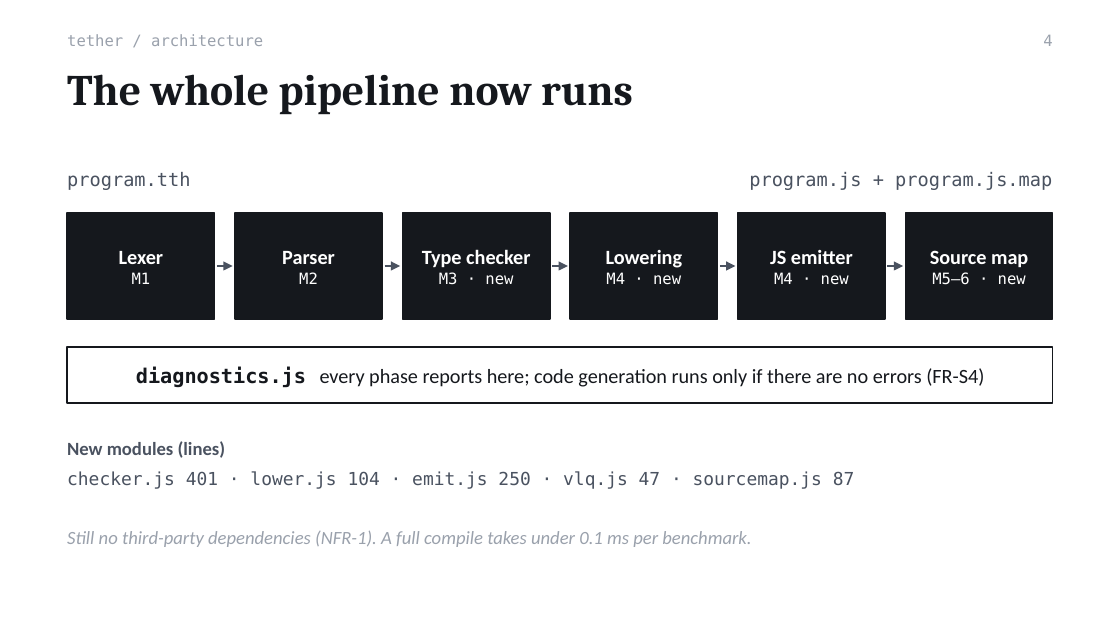
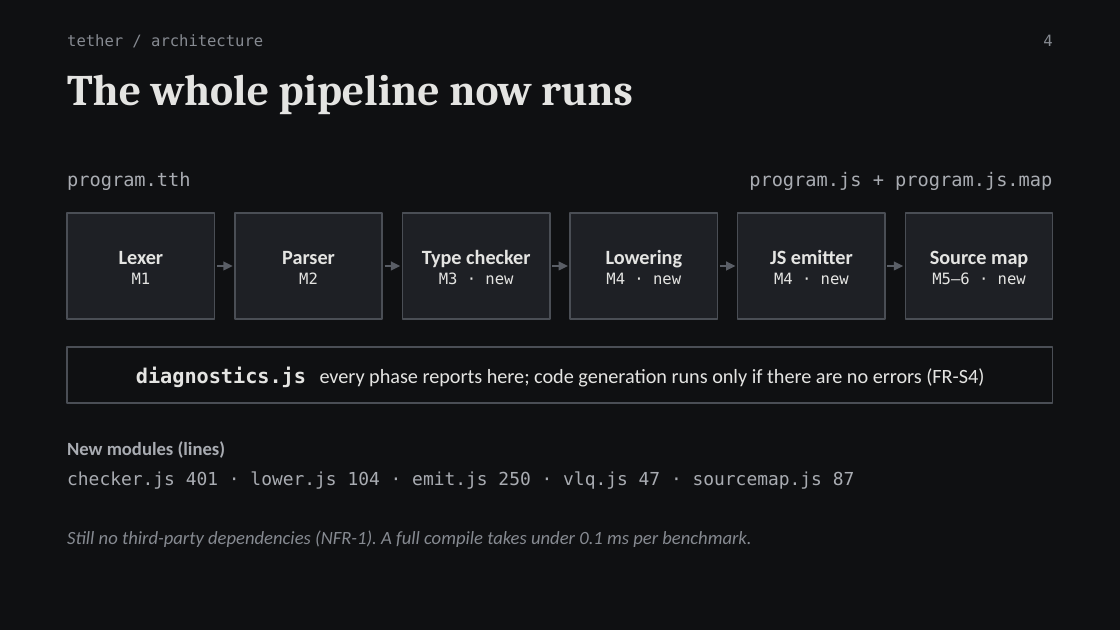
Before and after one commit to Antra1705/tether, a slide deck: slide 4 of docs/Tether-Review2-Presentation.pptx. Drawn at 1120x630 pixels with LibreOffice and Linux fonts; fonts in the diff are those of the drawing. Boxes give left, top, right and bottom in pixels: in the first picture for what was removed or moved away, otherwise in the second. Text is boxed around its words. In the diff, an @@ line names an element or a change of style, - is before the commit and + after.

```diff
--- a/docs/Tether-Review2-Presentation.pptx
+++ b/docs/Tether-Review2-Presentation.pptx
@@ background #FFFFFF to #0F1012 @@
@@ text colour #9AA1AC to #868A91 in 3 elements at (67,34,263,46), (67,530,751,547), (1043,34,1052,46) @@
@@ title "The whole pipeline now runs" at (67,74,633,114): text colour #15181D to #E4E4E2 @@
@@ text colour #FFFFFF to #E4E4E2 in 6 elements at (119,251,163,284), (282,251,335,284), (422,250,530,284), (606,250,683,285), (770,250,853,284), (930,250,1028,285) @@
@@ fill #15181D to #1E2025; outline #15181D 1 pt to #4A4E55 1 pt in 6 elements at (67,213,215,319), (235,213,383,319), (402,213,550,319), (570,213,718,319), (738,213,886,319), (905,213,1053,319) @@
@@ arrow (217, 267) - (233, 267): stroke #4A5260 1 pt to #5A5E66 1 pt @@
@@ arrow (384, 267) - (400, 267): stroke #4A5260 1 pt to #5A5E66 1 pt @@
@@ arrow (552, 267) - (568, 267): stroke #4A5260 1 pt to #5A5E66 1 pt @@
@@ arrow (720, 267) - (736, 267): stroke #4A5260 1 pt to #5A5E66 1 pt @@
@@ arrow (887, 267) - (903, 267): stroke #4A5260 1 pt to #5A5E66 1 pt @@
@@ text "diagnostics.js every phase reports here; ..." at (136,366,984,387): text colour #15181D to #E4E4E2 @@
@@ rectangle at (67,347,1053,403): fill #FFFFFF to #0F1012; outline #15181D 1 pt to #4A4E55 1 pt @@
@@ text colour #4A5260 to #A9ACB2 in 4 elements at (67,172,190,190), (749,172,1052,190), (67,441,226,458), (67,471,855,489) @@
```
Also in this commit, not shown: 17 other slides changed, 3 other files.
